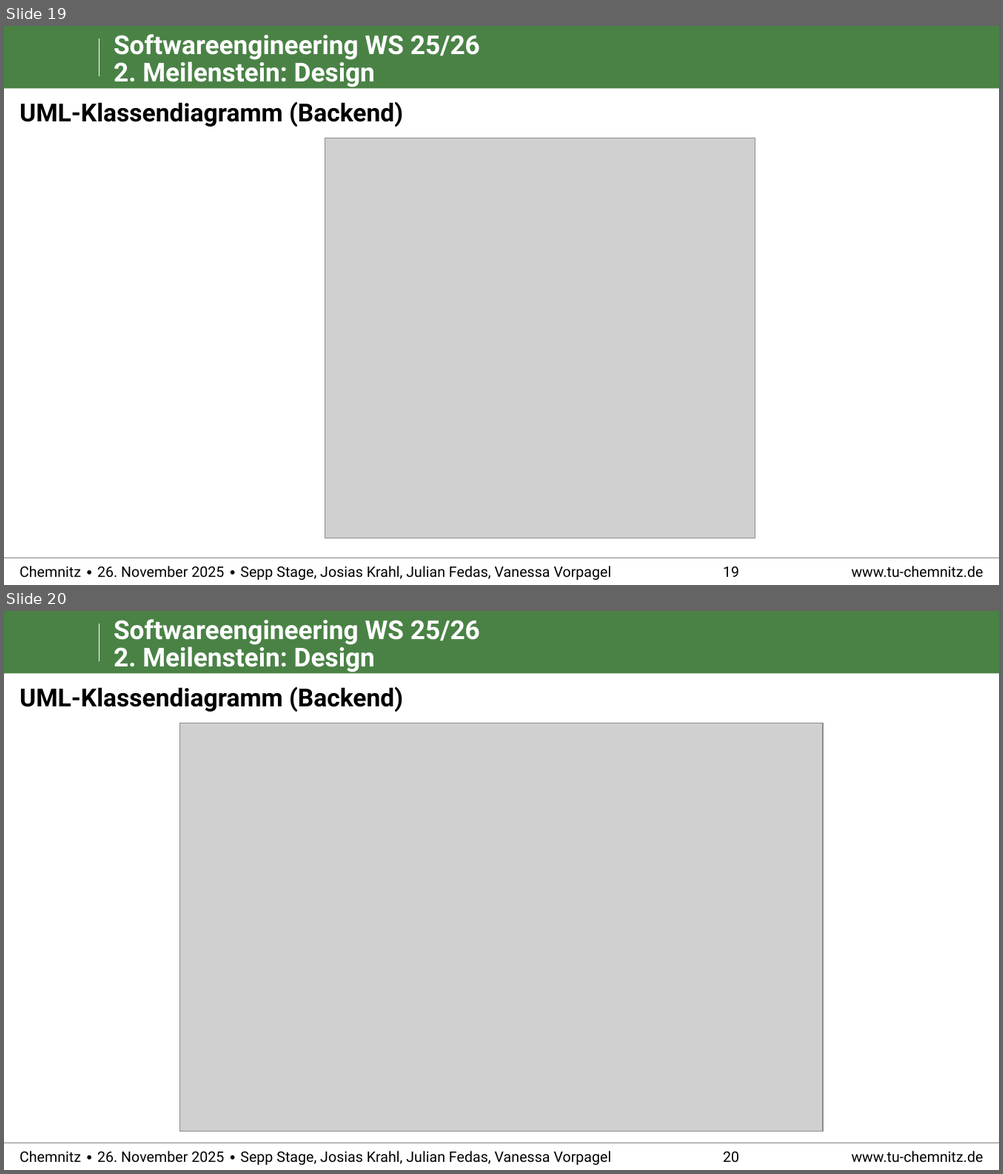
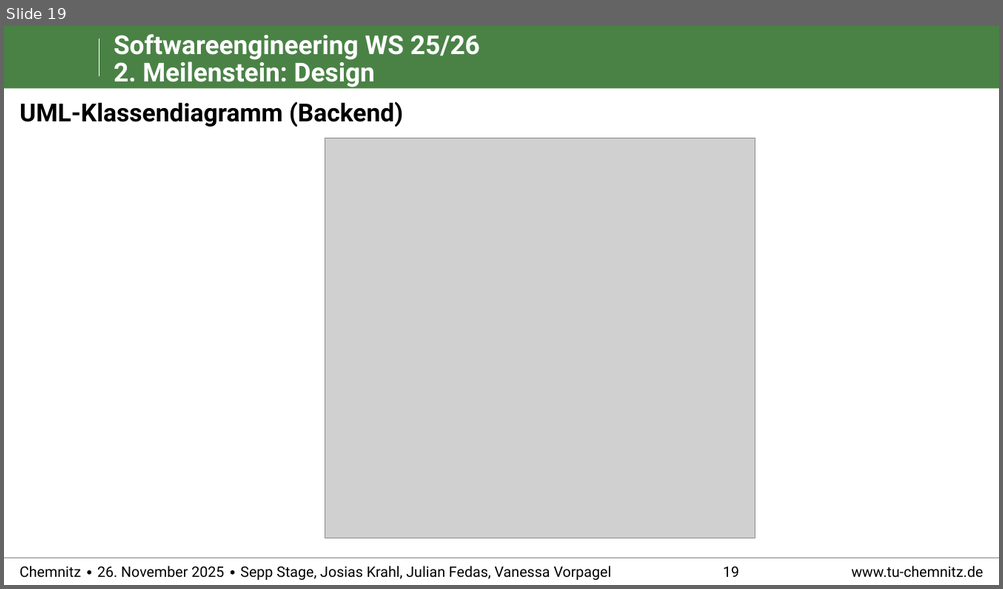
Before and after one commit to RealBiggerBo/Softwaretechnik, a slide deck: Abgabe_Meilenstein2/Meilenstein 2 - Design.pptx. Shown one above the other, each under a label of ours: slides 19 and 20 before the commit, slide 19 after it. The pictures are 1003x1174 and 1003x589 pixels, drawn with LibreOffice and Linux fonts; fonts in the diff are those of the drawing; grey boxes stand for pictures; background and template pictures are left out. Boxes give left, top, right and bottom in pixels: in the first picture for what was removed or moved away, otherwise in the second. Text is boxed around its words. In the diff, an @@ line names an element or a change of style, - is before the commit and + after.

```diff
--- a/Abgabe_Meilenstein2/Meilenstein 2 - Design.pptx
+++ b/Abgabe_Meilenstein2/Meilenstein 2 - Design.pptx
@@ slide 20 removed at (4,611,999,1170), background #FFFFFF; not listed: 6 template elements that a slide beside it also shows @@
@@ title removed at (114,619,480,672) @@
-Softwareengineering WS 25/26
-2. Meilenstein: Design
@@ text removed at (20,686,403,712) @@
-UML-Klassendiagramm (Backend)
@@ picture removed at (180,723,822,1132) @@
```
Also in this commit, not shown: 4 slides changed, 1 other slide removed, 1 other file.
